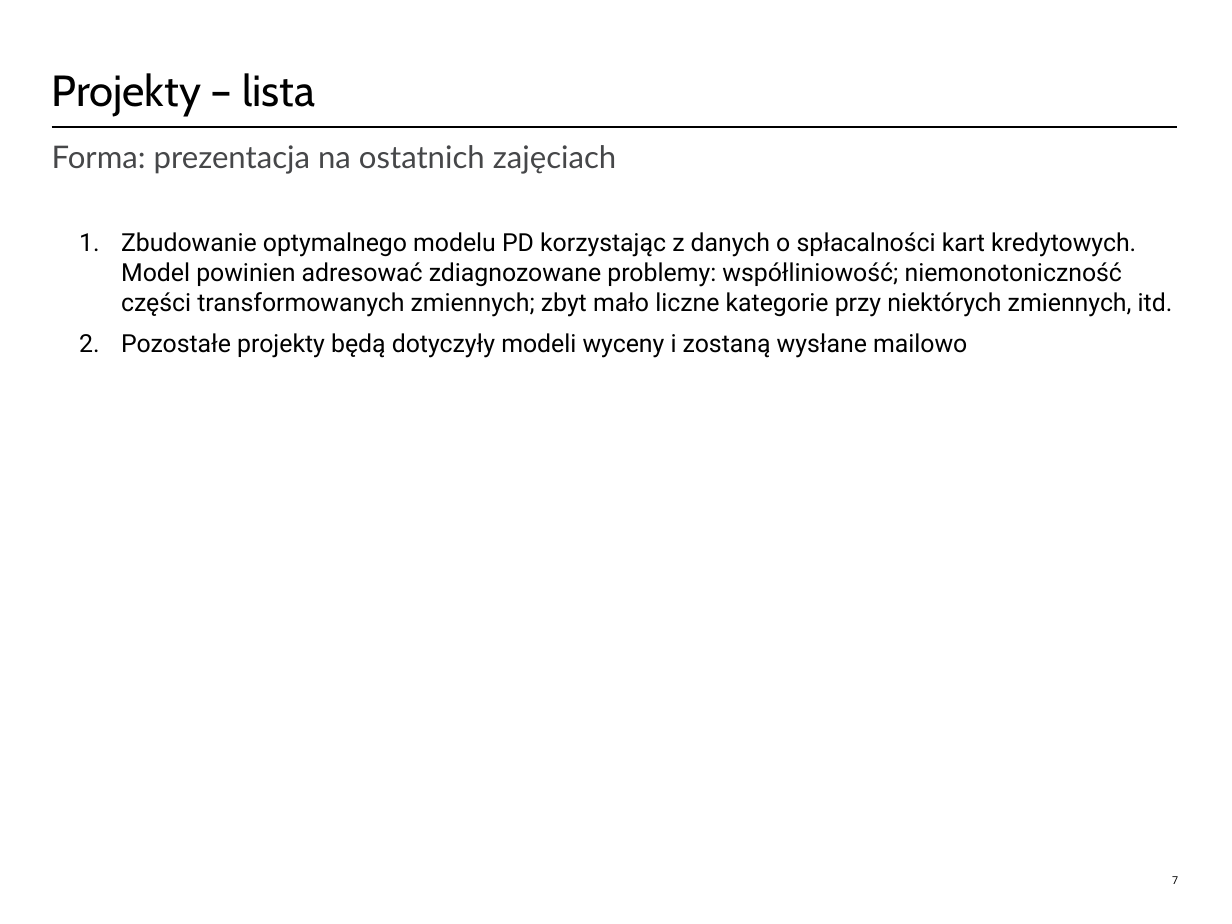
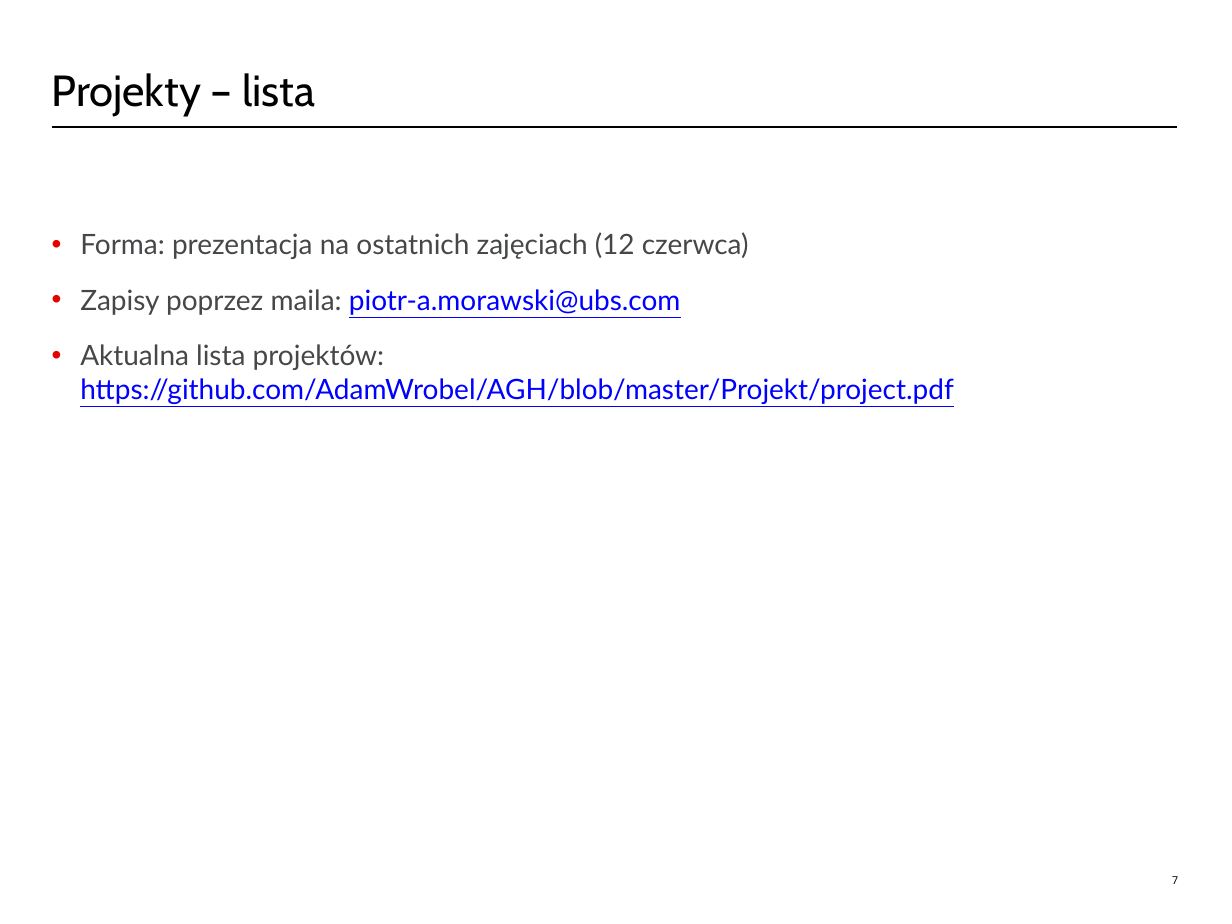
Before and after one commit to AdamWrobel/AGH, a slide deck: slide 8 of Zajecia_2017_05_21/Walidacja modeli.pptx. Drawn at 1232x924 pixels with LibreOffice and Linux fonts; fonts in the diff are those of the drawing; background and template pictures are left out. Boxes give left, top, right and bottom in pixels: in the first picture for what was removed or moved away, otherwise in the second. Text is boxed around its words. In the diff, an @@ line names an element or a change of style, - is before the commit and + after.

```diff
--- a/Zajecia_2017_05_21/Walidacja modeli.pptx
+++ b/Zajecia_2017_05_21/Walidacja modeli.pptx
@@ text removed at [52, 145, 617, 174] @@
-Forma: prezentacja na ostatnich zajęciach
@@ text at [80, 232, 954, 404]: text changed; size 16 to 18 pt; font Roboto to Lato; text colour #000000 to #464749 @@
-  1. Zbudowanie optymalnego modelu PD korzystając z danych o spłacalności kart kredytowych. Model powinien adresować zdiagnozowane problemy: współliniowość; niemonotoniczność części transformowanych zmiennych; zbyt mało liczne kategorie przy niektórych zmiennych, itd.
-  2. Pozostałe projekty będą dotyczyły modeli wyceny i zostaną wysłane mailowo
+• Forma: prezentacja na ostatnich zajęciach (12 czerwca)
+• Zapisy poprzez maila: piotr-a.morawski@ubs.com
+• Aktualna lista projektów: https://github.com/AdamWrobel/AGH/blob/master/Projekt/project.pdf
```
Also in this commit, not shown: 1 other file.
